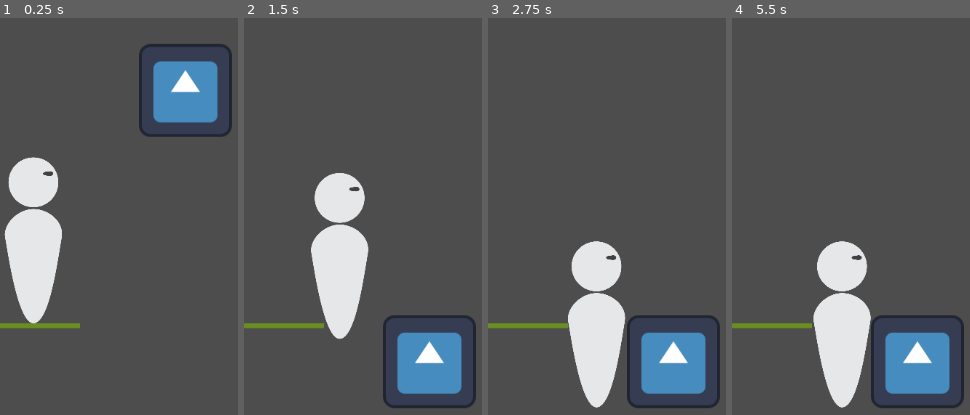
Above: before the commit, frames 1-4 (left to right).
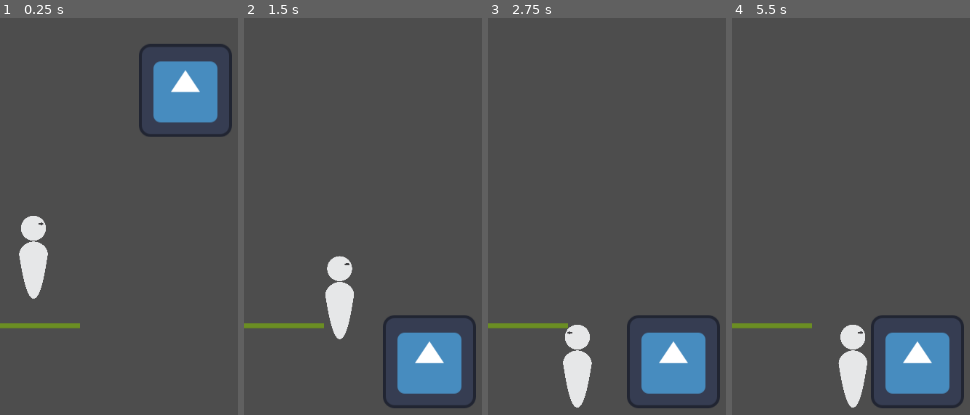
Above: after the commit, the same moments.

Repository: NeonGamerBot-QK/counterspell-boston
Game: Godot game, scene res://Levels/Demo.tscn
Same seed, same stepped clock (60 frames per second), same inputs: the game is played once before the commit and once after it. The engine's default icon, where the game draws it, is replaced by a stand-in: a white triangle on a blue panel in a dark square.
Inputs:
- Up to frame 1 (0.25 s): no input
- Up to frame 2 (1.5 s): tap Enter at 0.5 s; hold D (right) from 0.53 s (still down); tap Space (jump) at 0.77 s
- Up to frame 3 (2.75 s): tap Space (jump) at 1.52 s; release D (right) at 2.03 s; hold A (left) from 2.03 s (still down)
- Up to frame 4 (5.5 s): release A (left) at 2.78 s; hold D (right) 2.78-4.28 s; tap Space (jump) at 3.02, 3.77, 4.52 s; hold A (left) 4.28-5.03 s; hold D (right) from 5.03 s (still down)

The runs differ from the first frame. In frame 1, 5.4% of the frame differs, in the area x 1-27%, y 35-78%; in frame 2, 5.4%; in frame 3, 7.0%, in the area x 31-58%, y 56-99%; in frame 4, 6.0%.

Commit message:
made player better

Diff:
--- a/Levels/Demo.tscn
+++ b/Levels/Demo.tscn
@@ -47,4 +47,4 @@
 
 [node name="Player" parent="." instance=ExtResource("4_a35y7")]
 position = Vector2(-504, 45)
-scale = Vector2(0.25, 0.25)
+scale = Vector2(0.125, 0.125)
--- a/Player/player.gd
+++ b/Player/player.gd
@@ -8,8 +8,11 @@
 	#Adding left and right directional movement based on the variable SPEED
 	if Input.is_action_pressed("right"):
 		velocity.x = SPEED
+		$PlayerSprite.flip_h = false
+
 	if Input.is_action_pressed("left"):
 		velocity.x = -SPEED
+		$PlayerSprite.flip_h = true
 
 	#Adding in a jump just once if the character is on the floor
 	if Input.is_action_just_pressed("jump") and is_on_floor():
Not shown, changed: ASSETS/Trans-Dark.svg.import
Not shown, changed: ASSETS/Trans-Light.svg.import
Not shown: 1 places in Player/player.tscn that only renumber resources
